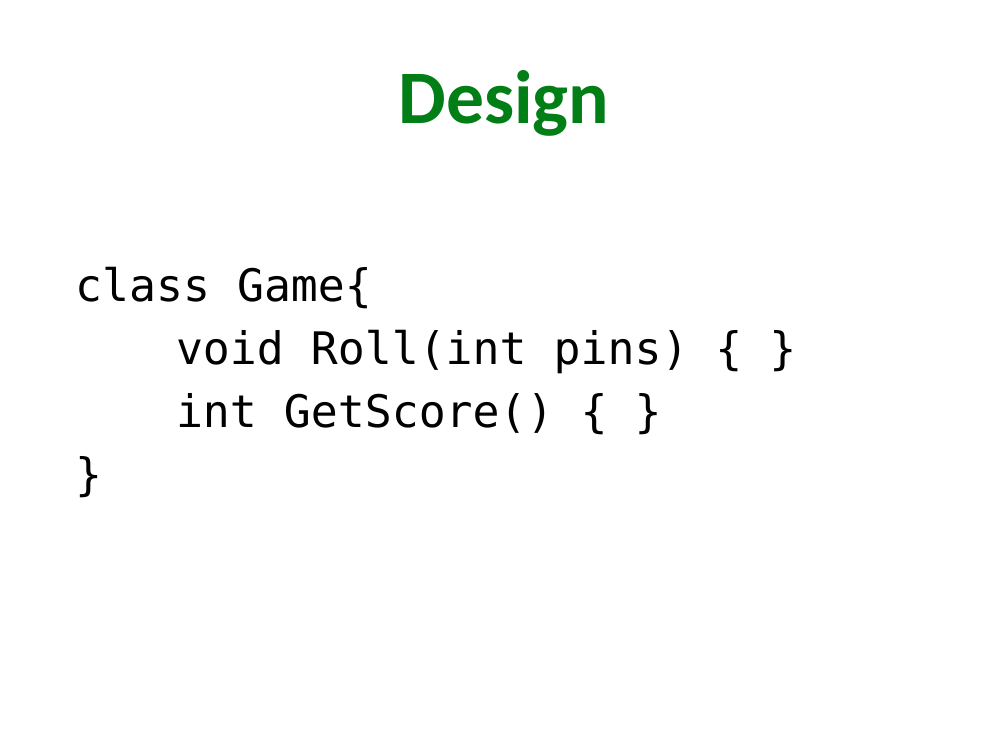
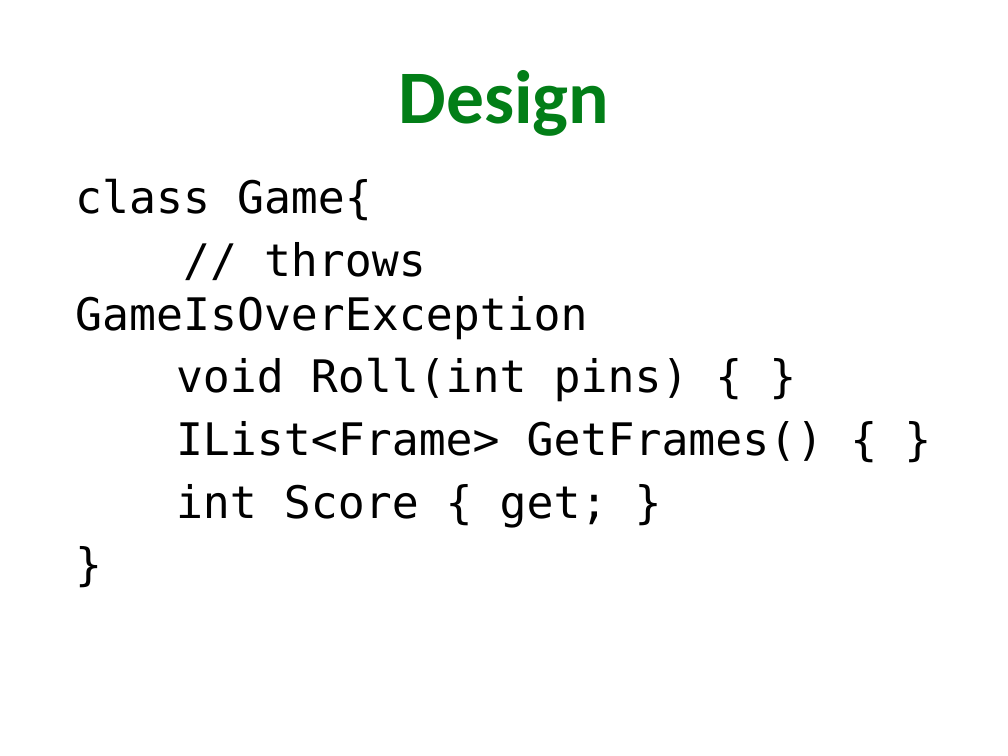
Before and after one commit to xoposhiy/testing-course, a slide deck: slide 13 of slides/tdd.pptx. Drawn at 1008x756 pixels with LibreOffice and Linux fonts; fonts in the diff are those of the drawing. Boxes give left, top, right and bottom in pixels: in the first picture for what was removed or moved away, otherwise in the second. Text is boxed around its words. In the diff, an @@ line names an element or a change of style, - is before the commit and + after.

Commit message:
New BowlingGame Api

```diff
--- a/slides/tdd.pptx
+++ b/slides/tdd.pptx
@@ text "class Game{": place and size @@
-text "class Game{" at bbox=[75, 266, 689, 433]
+text "class Game{" at bbox=[75, 178, 824, 528]
@@ text at bbox=[75, 242, 587, 339]: paragraph added @@
+// throws GameIsOverException
@@ text at bbox=[176, 421, 824, 528]: text changed @@
-int GetScore() { }
+IList<Frame> GetFrames() { }
+int Score { get; }
```
Also in this commit, not shown: 2 other files.
